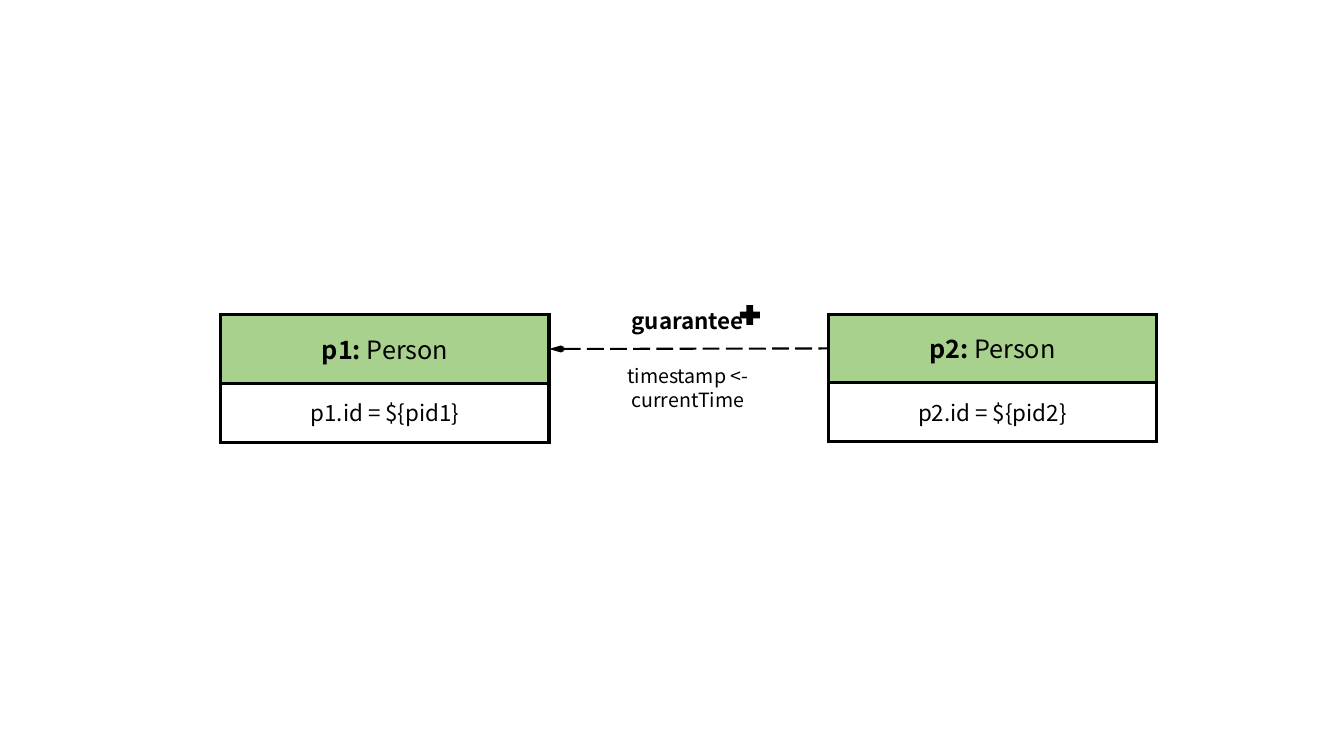
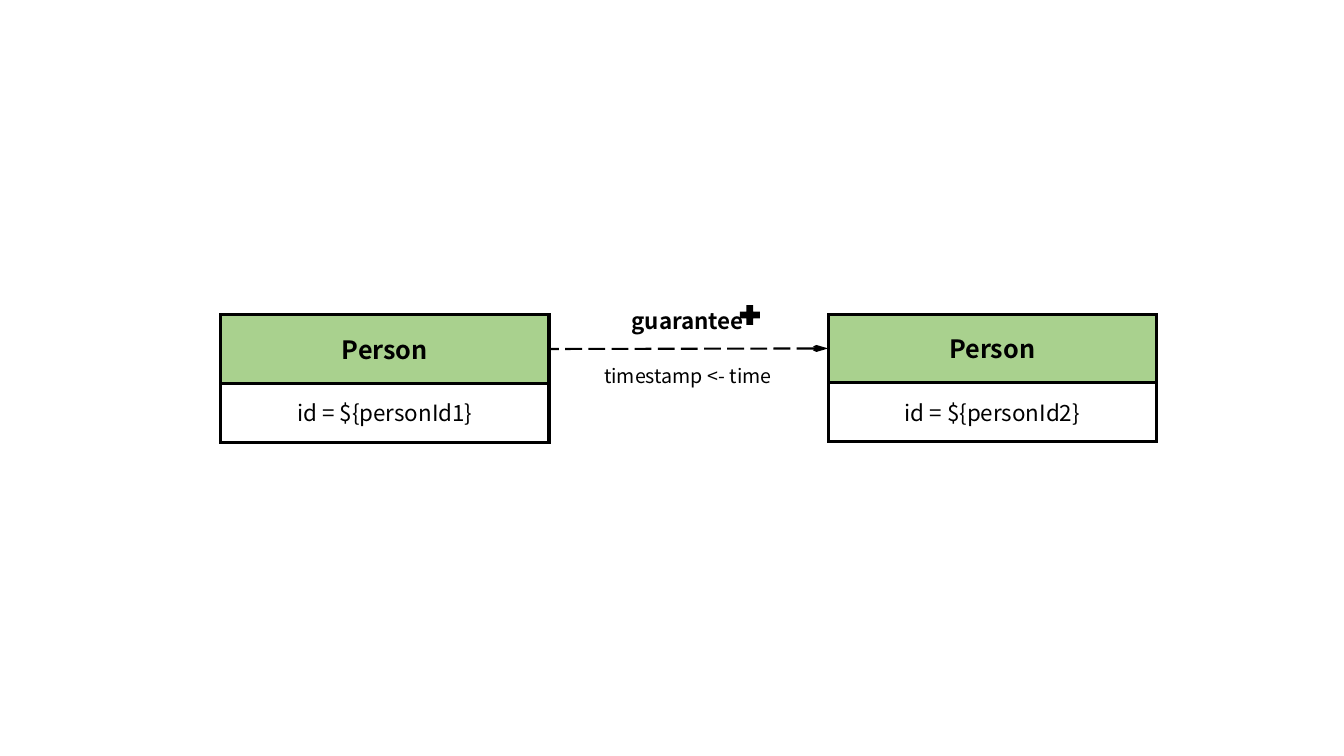
Before and after one commit to ldbc/ldbc_finbench_docs, a slide deck: slide 10 of patterns/transaction-write.pptx (slide 12 before the commit). Drawn at 1344x756 pixels with LibreOffice and Linux fonts; fonts in the diff are those of the drawing. Boxes give left, top, right and bottom in pixels: in the first picture for what was removed or moved away, otherwise in the second. Text is boxed around its words. In the diff, an @@ line names an element or a change of style, - is before the commit and + after.

```diff
--- a/patterns/transaction-write.pptx
+++ b/patterns/transaction-write.pptx
@@ text in rectangle at (x1=342, y1=340, x2=428, y2=360): text changed; bold on @@
-p1: Person
+Person
@@ arrow moved from (549, 349) - (829, 349) to (829, 349) - (549, 349) @@
@@ text in rectangle at (x1=949, y1=339, x2=1035, y2=359): text changed; bold on @@
-p2: Person
+Person
@@ text at (x1=604, y1=368, x2=772, y2=388): text changed @@
-timestamp <- currentTime
+timestamp <- time
@@ text in rectangle at (x1=297, y1=402, x2=473, y2=426): text changed @@
-p1.id = ${pid1}
+id = ${personId1}
@@ text in rectangle at (x1=905, y1=402, x2=1080, y2=426): text changed @@
-p2.id = ${pid2}
+id = ${personId2}
```
Also in this commit, not shown: 11 other slides changed, 5 slides added, 1 slide removed, 17 other files.
